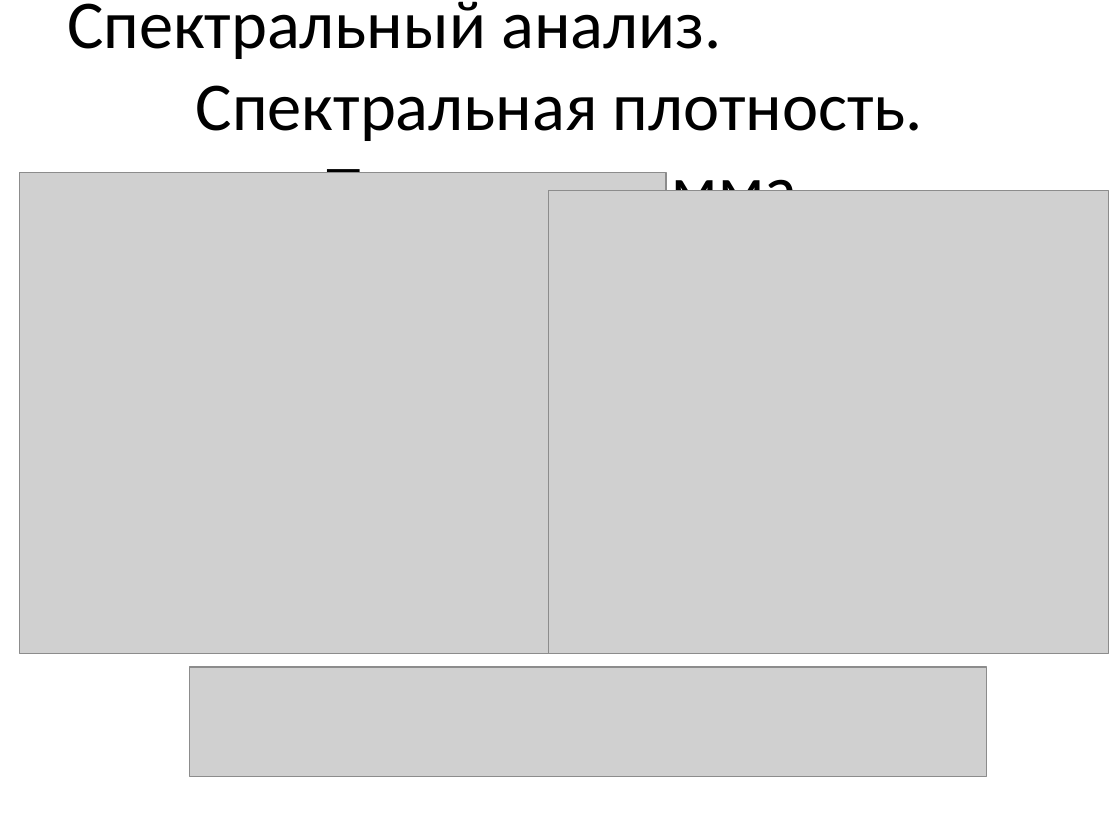
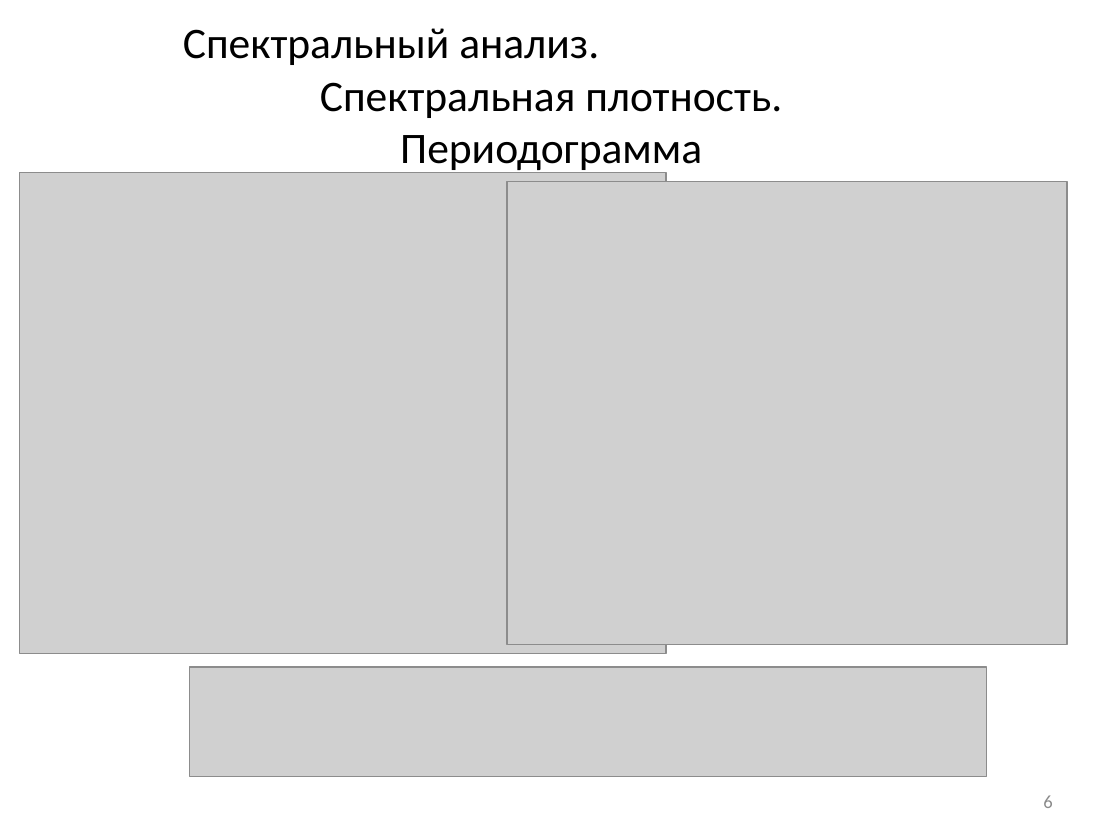
Before and after one commit to Ivan456/diplom, a slide deck: slide 6 of Ivan Vodich.pptx. Drawn at 1120x840 pixels with LibreOffice and Linux fonts; fonts in the diff are those of the drawing; grey boxes stand for pictures. Boxes give left, top, right and bottom in pixels: in the first picture for what was removed or moved away, otherwise in the second. Text is boxed around its words. In the diff, an @@ line names an element or a change of style, - is before the commit and + after.

```diff
--- a/Ivan Vodich.pptx
+++ b/Ivan Vodich.pptx
@@ text "Спектральный анализ. Спектральная плотность. Периодограмма": place and size @@
-text "Спектральный анализ. Спектральная плотность. Периодограмма" at [67, 1, 923, 229]
+text "Спектральный анализ. Спектральная плотность. Периодограмма" at [183, 28, 782, 174]
@@ text "Спектральный анализ. Спектральная плотность. Периодограмма" at [183, 28, 782, 174]: size 44 to 28 pt @@
@@ picture: place and size @@
-picture at [549, 190, 1109, 653]
+picture at [507, 181, 1067, 644]
@@ page number added at [1043, 795, 1052, 808], 12 pt, text #8B8B8B @@
+6
```
Also in this commit, not shown: 6 other slides changed, 4 slides added, 1 slide removed, 1 other file.
